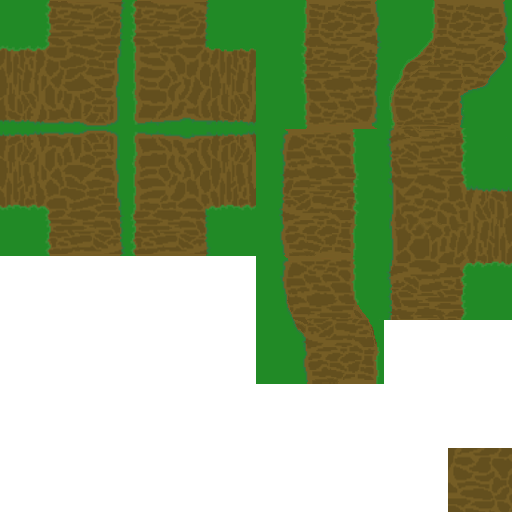
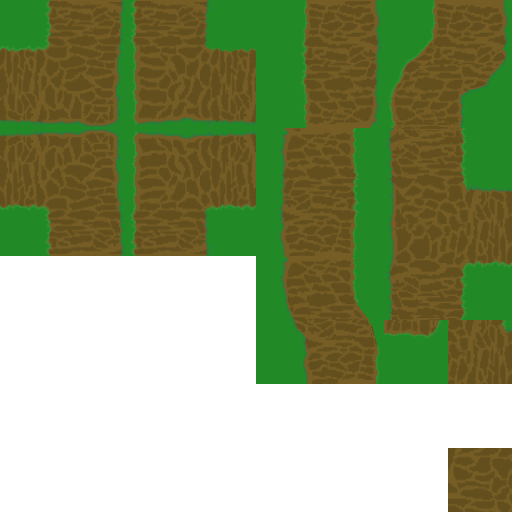
Layer changes from the first 512x512 image to the second:
added layer "Background Merged" (1st of 4) above "Background Merged" over [487,320,512,334]
added layer "Background Merged" (2nd of 4) above "Background Merged" over [448,320,512,384]
added layer "Background Merged" (3rd of 4) above "Background Merged" over [384,320,512,384]
painted on "Background Merged" (4th of 4) over [283,125,512,384]
